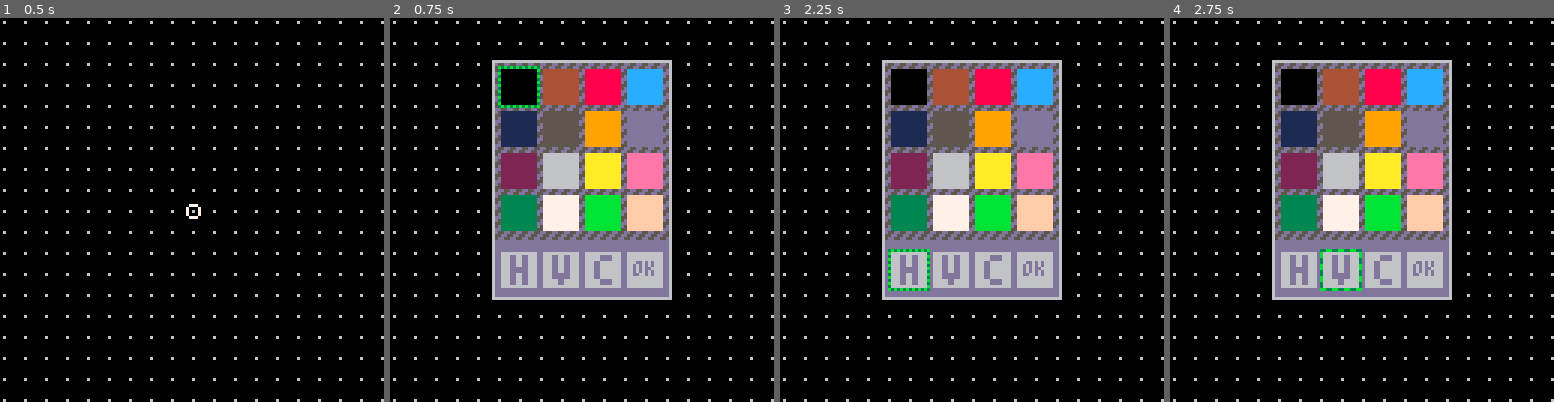
Above: before the commit, frames 1-4 (left to right).
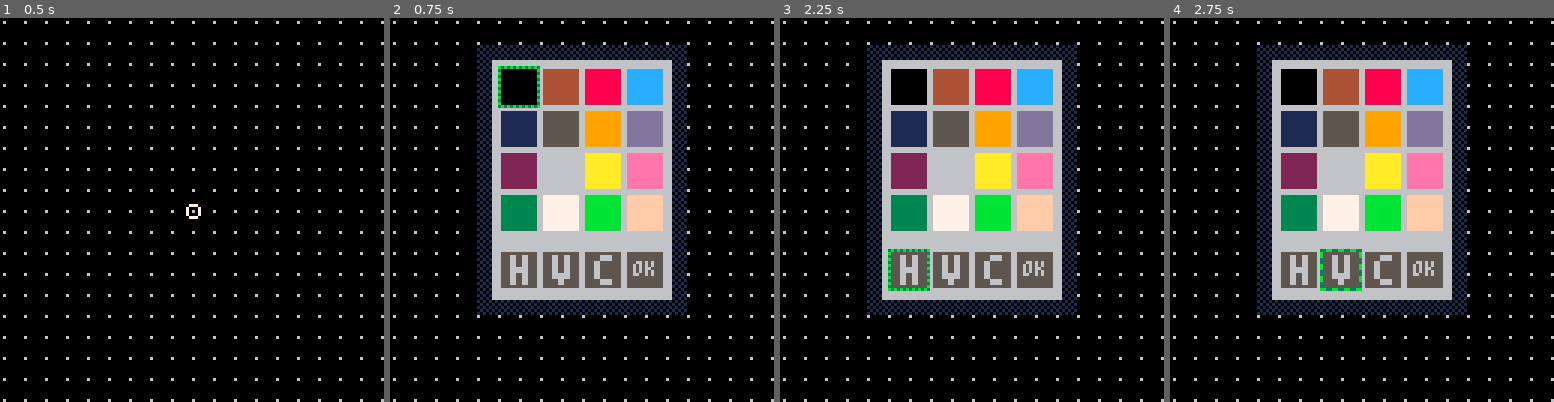
Above: after the commit, the same moments.

Repository: VyrCossont/Pinput
Game: PICO-8 cartridge PICO-8/games/shape_editor.p8
Two runs of this game, one before a commit and one after it. Both use one fixed random seed, a clock stepped at 60 frames per second and the inputs below.
Inputs:
- Up to frame 1 (0.5 s): tap X (X key) at 0.33 s
- Up to frame 2 (0.75 s): tap O (Z key) at 0.7 s
- Up to frame 3 (2.25 s): tap X (X key) at 1.07, 1.85 s; hold Right 1.6-2.1 s; tap O (Z key) at 1.7, 2.1 s; hold Up from 2.15 s (still down)
- Up to frame 4 (2.75 s): release Up at 2.42 s; hold Right from 2.47 s (still down); tap O (Z key) at 2.5 s

Frame 1 is identical in both runs. In frame 2, 18% of the frame differs, in the area x 22-78%, y 7-78%; in frame 3, 18%; in frame 4, 18%.

Commit message:
shape editor: WIP update palette to match radial menu

Diff:
--- a/PICO-8/games/shape_editor.p8
+++ b/PICO-8/games/shape_editor.p8
@@ -265,19 +265,19 @@
 
 function palette_draw()
  camera(-34, -14)
+
+ -- palette shadow
+ clip(34 - 5, 14 - 5, 60 + 5 * 2, 80 + 5 * 2)
+ fillp(0b1010010110100101)
+ rectfill(-5, -5, 60 + 5, 80 + 5, 1)
+
+ -- palette background
+ clip(34, 14, 60, 80)
  fillp()
- clip(34, 14, 60, 80)
-
- -- palette background
- fillp(0b0110110010010011)
- rectfill(0, 0, 60 - 1, 60 - 1, 5 | (13 << 4))
- fillp()
+ rectfill(0, 0, 60 - 1, 60 - 1, 6)
 
  -- control area
- rectfill(0, 60, 60 - 1, 80 - 1, 13)
-
- -- palette frame
- rect(0, 0, 60 - 1, 80 - 1, 6)
+ rectfill(0, 60, 60 - 1, 80 - 1, 6)
 
  -- color swatches
  for i = 0, 3 do
@@ -308,15 +308,16 @@
   fillp()
  end
 
+ -- mode switches and ok button
  for k, label in pairs({"h", "v", "c", "ok"}) do
   local px = k - 1
   local x = 1 + 2 * (px + 1) + 12 * px
   local y = 60 + 4
-  rectfill(x, y, x + 12 - 1, y + 12 - 1, 6)
+  rectfill(x, y, x + 12 - 1, y + 12 - 1, 5)
   if px == 3 then
-   print(label, x + 2, y + 3, 13)
-  else
-   print("\^w\^t" .. label, x + 3, y + 1, 13)
+   print(label, x + 2, y + 3, 6)
+  else
+   print("\^w\^t" .. label, x + 3, y + 1, 6)
    if (px == 0 and h_flip)
    or (px == 1 and v_flip)
    or (px == 2 and close_loop) then
